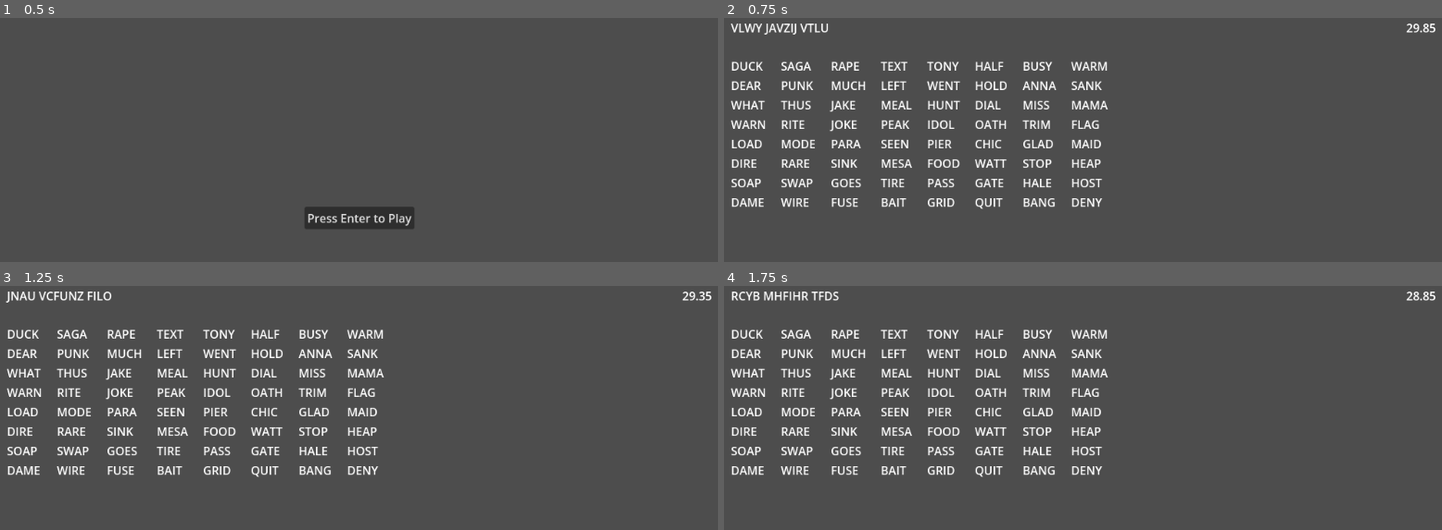
Above: before the commit, frames 1-4 (two rows, left to right).
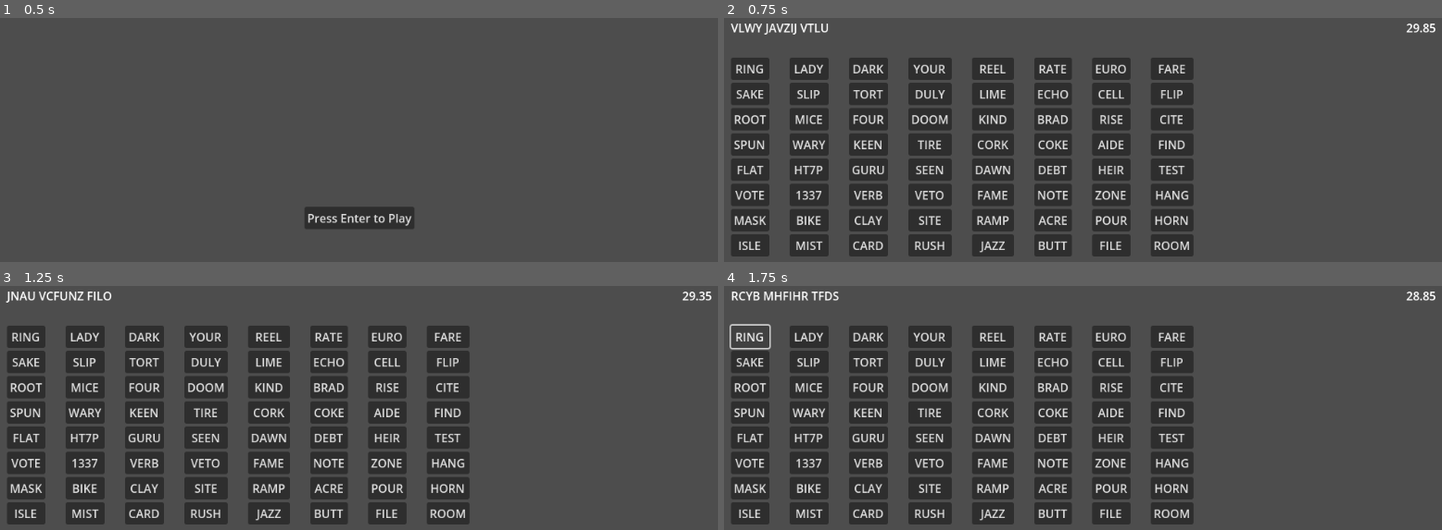
Above: after the commit, the same moments.

Repository: AlgorithmJuice/CodeBreaker
Game: Godot game, scene res://scenes/menu.tscn
Same seed, same stepped clock (60 frames per second), same inputs: the game is played once before the commit and once after it.
Inputs (mouse positions are in pixels of both pictures, inside the frame that each line leads up to):
- Up to frame 1 (0.5 s): no input
- Up to frame 2 (0.75 s): click "Press Enter to Play" at 0.5 s
- Up to frame 3 (1.25 s): no input
- Up to frame 4 (1.75 s): click (752, 337) at 1.25 s, where only the run after the commit has a clickable "RING"

Frame 1 is identical in both runs. In frame 2, 32% of the frame differs, in the area x 0-66%, y 16-98%; in frame 3, 32%; in frame 4, 32%.

Commit message:
moved to buttons and added leet words

Diff:
--- a/scenes/game.tscn
+++ b/scenes/game.tscn
@@ -52,8 +52,264 @@
 
 [node name="MatrixContainer" type="GridContainer" parent="MarginContainer/VerticalContainer"]
 layout_mode = 2
-theme_override_constants/h_separation = 20
+theme_override_constants/h_separation = 28
 columns = 8
+
+[node name="Button1" type="Button" parent="MarginContainer/VerticalContainer/MatrixContainer"]
+layout_mode = 2
+text = "PASSWORD"
+
+[node name="Button2" type="Button" parent="MarginContainer/VerticalContainer/MatrixContainer"]
+layout_mode = 2
+text = "PASSWORD"
+
+[node name="Button3" type="Button" parent="MarginContainer/VerticalContainer/MatrixContainer"]
+layout_mode = 2
+text = "PASSWORD"
+
+[node name="Button4" type="Button" parent="MarginContainer/VerticalContainer/MatrixContainer"]
+layout_mode = 2
+text = "PASSWORD"
+
+[node name="Button5" type="Button" parent="MarginContainer/VerticalContainer/MatrixContainer"]
+layout_mode = 2
+text = "PASSWORD"
+
+[node name="Button6" type="Button" parent="MarginContainer/VerticalContainer/MatrixContainer"]
+layout_mode = 2
+text = "PASSWORD"
+
+[node name="Button7" type="Button" parent="MarginContainer/VerticalContainer/MatrixContainer"]
+layout_mode = 2
+text = "PASSWORD"
+
+[node name="Button8" type="Button" parent="MarginContainer/VerticalContainer/MatrixContainer"]
+layout_mode = 2
+text = "PASSWORD"
+
+[node name="Button9" type="Button" parent="MarginContainer/VerticalContainer/MatrixContainer"]
+layout_mode = 2
+text = "PASSWORD"
+
+[node name="Button10" type="Button" parent="MarginContainer/VerticalContainer/MatrixContainer"]
+layout_mode = 2
+text = "PASSWORD"
+
+[node name="Button11" type="Button" parent="MarginContainer/VerticalContainer/MatrixContainer"]
+layout_mode = 2
+text = "PASSWORD"
+
+[node name="Button12" type="Button" parent="MarginContainer/VerticalContainer/MatrixContainer"]
+layout_mode = 2
+text = "PASSWORD"
+
+[node name="Button13" type="Button" parent="MarginContainer/VerticalContainer/MatrixContainer"]
+layout_mode = 2
+text = "PASSWORD"
+
+[node name="Button14" type="Button" parent="MarginContainer/VerticalContainer/MatrixContainer"]
+layout_mode = 2
+text = "PASSWORD"
+
+[node name="Button15" type="Button" parent="MarginContainer/VerticalContainer/MatrixContainer"]
+layout_mode = 2
+text = "PASSWORD"
+
+[node name="Button16" type="Button" parent="MarginContainer/VerticalContainer/MatrixContainer"]
+layout_mode = 2
+text = "PASSWORD"
+
+[node name="Button17" type="Button" parent="MarginContainer/VerticalContainer/MatrixContainer"]
+layout_mode = 2
+text = "PASSWORD"
+
+[node name="Button18" type="Button" parent="MarginContainer/VerticalContainer/MatrixContainer"]
+layout_mode = 2
+text = "PASSWORD"
+
+[node name="Button19" type="Button" parent="MarginContainer/VerticalContainer/MatrixContainer"]
+layout_mode = 2
+text = "PASSWORD"
+
+[node name="Button20" type="Button" parent="MarginContainer/VerticalContainer/MatrixContainer"]
+layout_mode = 2
+text = "PASSWORD"
+
+[node name="Button21" type="Button" parent="MarginContainer/VerticalContainer/MatrixContainer"]
+layout_mode = 2
+text = "PASSWORD"
+
+[node name="Button22" type="Button" parent="MarginContainer/VerticalContainer/MatrixContainer"]
+layout_mode = 2
+text = "PASSWORD"
+
+[node name="Button23" type="Button" parent="MarginContainer/VerticalContainer/MatrixContainer"]
+layout_mode = 2
+text = "PASSWORD"
+
+[node name="Button24" type="Button" parent="MarginContainer/VerticalContainer/MatrixContainer"]
+layout_mode = 2
+text = "PASSWORD"
+
+[node name="Button25" type="Button" parent="MarginContainer/VerticalContainer/MatrixContainer"]
+layout_mode = 2
+text = "PASSWORD"
+
+[node name="Button26" type="Button" parent="MarginContainer/VerticalContainer/MatrixContainer"]
+layout_mode = 2
+text = "PASSWORD"
+
+[node name="Button27" type="Button" parent="MarginContainer/VerticalContainer/MatrixContainer"]
+layout_mode = 2
+text = "PASSWORD"
+
+[node name="Button28" type="Button" parent="MarginContainer/VerticalContainer/MatrixContainer"]
+layout_mode = 2
+text = "PASSWORD"
+
+[node name="Button29" type="Button" parent="MarginContainer/VerticalContainer/MatrixContainer"]
+layout_mode = 2
+text = "PASSWORD"
+
+[node name="Button30" type="Button" parent="MarginContainer/VerticalContainer/MatrixContainer"]
+layout_mode = 2
+text = "PASSWORD"
+
+[node name="Button31" type="Button" parent="MarginContainer/VerticalContainer/MatrixContainer"]
+layout_mode = 2
+text = "PASSWORD"
+
+[node name="Button32" type="Button" parent="MarginContainer/VerticalContainer/MatrixContainer"]
+layout_mode = 2
+text = "PASSWORD"
+
+[node name="Button33" type="Button" parent="MarginContainer/VerticalContainer/MatrixContainer"]
+layout_mode = 2
+text = "PASSWORD"
+
+[node name="Button34" type="Button" parent="MarginContainer/VerticalContainer/MatrixContainer"]
+layout_mode = 2
+text = "PASSWORD"
+
+[node name="Button35" type="Button" parent="MarginContainer/VerticalContainer/MatrixContainer"]
+layout_mode = 2
+text = "PASSWORD"
+
+[node name="Button36" type="Button" parent="MarginContainer/VerticalContainer/MatrixContainer"]
+layout_mode = 2
+text = "PASSWORD"
+
+[node name="Button37" type="Button" parent="MarginContainer/VerticalContainer/MatrixContainer"]
+layout_mode = 2
+text = "PASSWORD"
+
+[node name="Button38" type="Button" parent="MarginContainer/VerticalContainer/MatrixContainer"]
+layout_mode = 2
+text = "PASSWORD"
+
+[node name="Button39" type="Button" parent="MarginContainer/VerticalContainer/MatrixContainer"]
+layout_mode = 2
+text = "PASSWORD"
+
+[node name="Button40" type="Button" parent="MarginContainer/VerticalContainer/MatrixContainer"]
+layout_mode = 2
+text = "PASSWORD"
+
+[node name="Button41" type="Button" parent="MarginContainer/VerticalContainer/MatrixContainer"]
+layout_mode = 2
+text = "PASSWORD"
+
+[node name="Button42" type="Button" parent="MarginContainer/VerticalContainer/MatrixContainer"]
+layout_mode = 2
+text = "PASSWORD"
+
+[node name="Button43" type="Button" parent="MarginContainer/VerticalContainer/MatrixContainer"]
+layout_mode = 2
+text = "PASSWORD"
+
+[node name="Button44" type="Button" parent="MarginContainer/VerticalContainer/MatrixContainer"]
+layout_mode = 2
+text = "PASSWORD"
+
+[node name="Button45" type="Button" parent="MarginContainer/VerticalContainer/MatrixContainer"]
+layout_mode = 2
+text = "PASSWORD"
+
+[node name="Button46" type="Button" parent="MarginContainer/VerticalContainer/MatrixContainer"]
+layout_mode = 2
+text = "PASSWORD"
+
+[node name="Button47" type="Button" parent="MarginContainer/VerticalContainer/MatrixContainer"]
+layout_mode = 2
+text = "PASSWORD"
+
+[node name="Button48" type="Button" parent="MarginContainer/VerticalContainer/MatrixContainer"]
+layout_mode = 2
+text = "PASSWORD"
+
+[node name="Button49" type="Button" parent="MarginContainer/VerticalContainer/MatrixContainer"]
+layout_mode = 2
+text = "PASSWORD"
+
+[node name="Button50" type="Button" parent="MarginContainer/VerticalContainer/MatrixContainer"]
+layout_mode = 2
+text = "PASSWORD"
+
+[node name="Button51" type="Button" parent="MarginContainer/VerticalContainer/MatrixContainer"]
+layout_mode = 2
+text = "PASSWORD"
+
+[node name="Button52" type="Button" parent="MarginContainer/VerticalContainer/MatrixContainer"]
+layout_mode = 2
+text = "PASSWORD"
+
+[node name="Button53" type="Button" parent="MarginContainer/VerticalContainer/MatrixContainer"]
+layout_mode = 2
+text = "PASSWORD"
+
+[node name="Button54" type="Button" parent="MarginContainer/VerticalContainer/MatrixContainer"]
+layout_mode = 2
+text = "PASSWORD"
+
+[node name="Button55" type="Button" parent="MarginContainer/VerticalContainer/MatrixContainer"]
+layout_mode = 2
+text = "PASSWORD"
+
+[node name="Button56" type="Button" parent="MarginContainer/VerticalContainer/MatrixContainer"]
+layout_mode = 2
+text = "PASSWORD"
+
+[node name="Button57" type="Button" parent="MarginContainer/VerticalContainer/MatrixContainer"]
+layout_mode = 2
+text = "PASSWORD"
+
+[node name="Button58" type="Button" parent="MarginContainer/VerticalContainer/MatrixContainer"]
+layout_mode = 2
+text = "PASSWORD"
+
+[node name="Button59" type="Button" parent="MarginContainer/VerticalContainer/MatrixContainer"]
+layout_mode = 2
+text = "PASSWORD"
+
+[node name="Button60" type="Button" parent="MarginContainer/VerticalContainer/MatrixContainer"]
+layout_mode = 2
+text = "PASSWORD"
+
+[node name="Button61" type="Button" parent="MarginContainer/VerticalContainer/MatrixContainer"]
+layout_mode = 2
+text = "PASSWORD"
+
+[node name="Button62" type="Button" parent="MarginContainer/VerticalContainer/MatrixContainer"]
+layout_mode = 2
+text = "PASSWORD"
+
+[node name="Button63" type="Button" parent="MarginContainer/VerticalContainer/MatrixContainer"]
+layout_mode = 2
+text = "PASSWORD"
+
+[node name="Button64" type="Button" parent="MarginContainer/VerticalContainer/MatrixContainer"]
+layout_mode = 2
+text = "PASSWORD"
 
 [connection signal="timeout" from="MarginContainer/VerticalContainer/HorizontalContainer/PassphraseLabel/PassphraseTimer" to="." method="_on_passphrase_timer_timeout"]
 [connection signal="timeout" from="MarginContainer/VerticalContainer/HorizontalContainer/CountdownLabel/CountdownTimer" to="." method="_on_countdown_timer_timeout"]
--- a/scripts/game_controller.gd
+++ b/scripts/game_controller.gd
@@ -2,11 +2,12 @@
 
 
 @export var num_words: int = 50
-@export var current_round: int = 0
+@export var num_leet: int = 2
 @export var round_time: float = 30
 
 var passphrase: Array = []
 var words: Array = []
+var current_round: int = 0
 var total_rounds: int = 0
 var passphrase_label: Label = null
 var countdown_label: Label = null
@@ -72,9 +73,20 @@
 func get_words():
 	var selected_words = []
 	var length = str(passphrase[current_round].length())
+
+	selected_words.append(passphrase[current_round]) # Add the passphrase word.
+
+	# Add the leet words.
+	var leetlist = GameData.leet[length].duplicate()
+	for i in range(num_leet):
+		var index = randi() % leetlist.size()
+		var leet = leetlist[index]
+
+		selected_words.append(leet)
+		leetlist.remove_at(index)
+
+	# Add the remaining words.
 	var wordlist = GameData.words[length].duplicate()
-
-	selected_words.append(passphrase[current_round])
 	while selected_words.size() < num_words and wordlist.size() > 0:
 		var index = randi() % wordlist.size()
 		var word = wordlist[index]
@@ -95,7 +107,7 @@
 	shuffled_words.shuffle()
 
 	for word in shuffled_words:
-		var label = Label.new()
+		var label = Button.new()
 
 		label.text = word
 		matrix_container.add_child(label)
@@ -103,4 +115,5 @@
 func init_matrix():
 	matrix_container = $MarginContainer/VerticalContainer/MatrixContainer
 
+	clear_matrix()
 	display_matrix()
